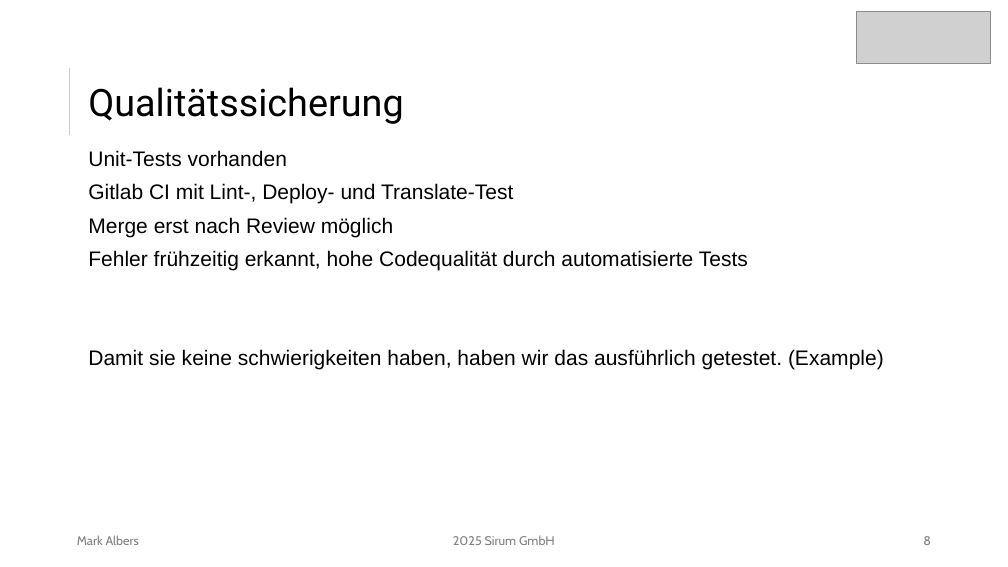
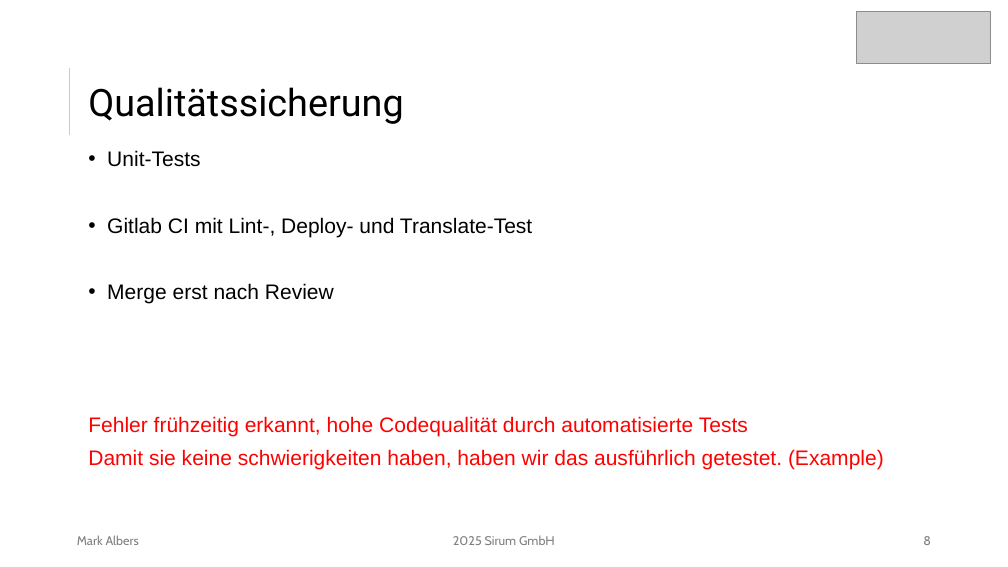
Before and after one commit to mork02/IHK-Projekt, a slide deck: slide 8 of Präsentation/Entwicklung eines Odoo-Moduls zur ZIP-komprimierten Dateiverwaltung im Dokumentenmanagementsystem.pptx. Drawn at 1008x567 pixels with LibreOffice and Linux fonts; fonts in the diff are those of the drawing; grey boxes stand for pictures. Boxes give left, top, right and bottom in pixels: in the first picture for what was removed or moved away, otherwise in the second. Text is boxed around its words. In the diff, an @@ line names an element or a change of style, - is before the commit and + after.

```diff
--- a/Präsentation/Entwicklung eines Odoo-Moduls zur ZIP-komprimierten Dateiverwaltung im Dokumentenmanagementsystem.pptx
+++ b/Präsentation/Entwicklung eines Odoo-Moduls zur ZIP-komprimierten Dateiverwaltung im Dokumentenmanagementsystem.pptx
@@ text at [107, 150, 200, 167]: text changed @@
-Unit-Tests vorhanden
+• Unit-Tests
@@ text at [88, 217, 884, 469]: text colour #000000 to #FF0000 in "Fehler frühzeitig erkannt, hohe Codequalität durch automatis ...", "Damit sie keine schwierigkeiten haben, haben wir ..."; bullet none to • @@
@@ text at [107, 283, 334, 304]: text changed @@
-Merge erst nach Review möglich
+• Merge erst nach Review
```
Also in this commit, not shown: 4 other slides changed, 1 other file.
